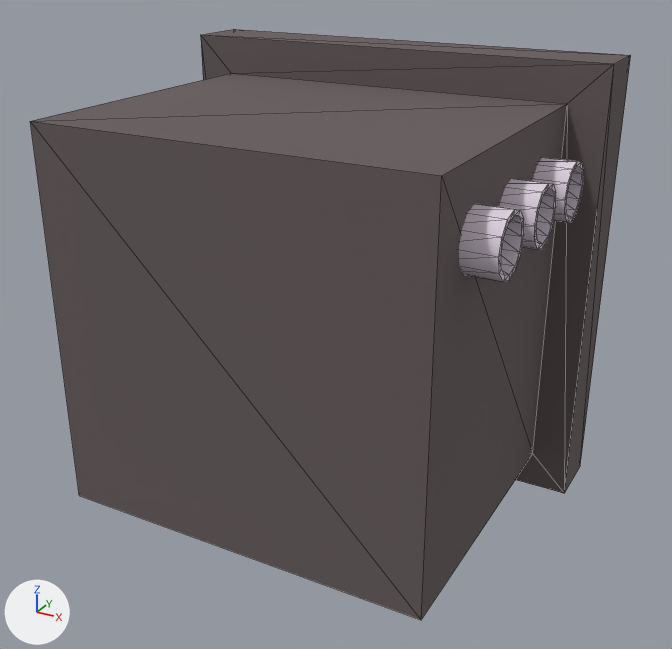
Renders of the glTF model meshes/GraphReg.glb from each side of a commit.
One viewpoint serves both versions: a 50 mm lens placed at (0.779, -1.377, 0.643), pointed at (-0.001, 0.041, -0.066). Lighting does not change. The marker at lower left points along +X, +Y and +Z. Mesh edges are drawn as thin lines. Where no turn or scale is listed for an object, it has been applied to the vertices. Vertices at the same position are counted once.

Objects in the first picture: 'GraphRegist'.
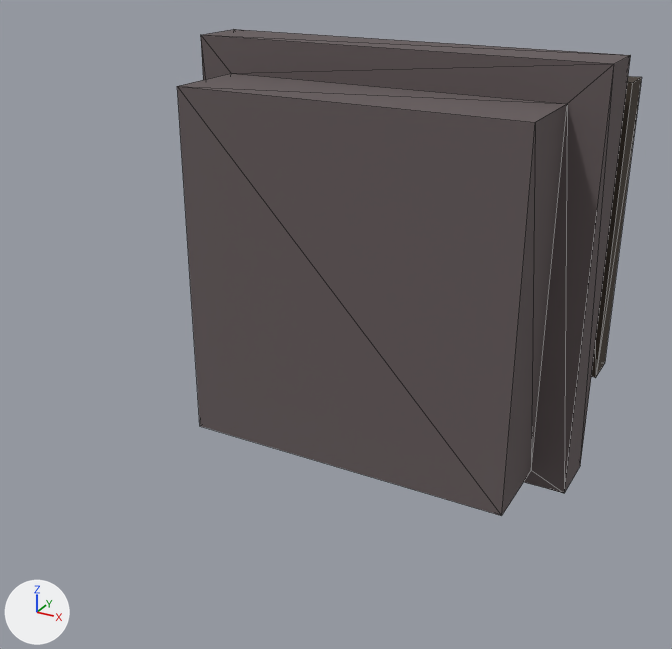
Patch to the scene script:
```diff
--- a/meshes/GraphReg.glb.py
+++ b/meshes/GraphReg.glb.py
@@ me_cube_001 @@
 # used by ob_graphregist; location = (0.0, 0.0, 0.0)
-me_cube_001.from_pydata(...)  # 200 vertices, 368 faces; spans x -0.419..0.419, y -0.322..0.401, z -0.419..0.419
+me_cube_001.from_pydata(...)  # 80 vertices, 128 faces; spans x -0.419..0.419, y 0.05..0.472, z -0.419..0.419
+# me_cube_001 part 1: a new loose piece, a box spanning x 0.344..0.418, y 0.395..0.472, z -0.234..0.365, in mat_graphreg (picture img_pal)
+# me_cube_001 part 2: the loose piece of 48 vertices spanning x 0.303..0.406, y -0.25..-0.147, z 0.179..0.281 is deleted
+# me_cube_001 part 3: the loose piece of 48 vertices spanning x 0.303..0.406, y -0.097..0.006, z 0.179..0.281 is deleted
+# me_cube_001 part 4: the loose piece of 48 vertices spanning x 0.303..0.406, y 0.058..0.161, z 0.179..0.281 is deleted
+# me_cube_001 part 5
+# 4 vertices are removed from x -0.347..0.349, y -0.322, z -0.348..0.348
+# 10 faces are deleted
+# 2 vertices move from x -0.348..0.348, y 0.229, z -0.348 to x -0.348..0.348, y 0.229, z -0.387
+# 4 vertices are added at (-0.347, 0.05, -0.387), (-0.347, 0.05, 0.348), (0.349, 0.05, -0.387), (0.349, 0.05, 0.348)
+# 10 new faces join them
 me_cube_001.materials.append(mat_graphreg)
```

What differs and where, as boxes (x1, y1, x2, y2) in the pictures (672 x 649 px; the box of a moved part takes in the faces that stretch with it):
'GraphRegist', reshaped (23% narrower, 18% shorter): before (30, 29, 631, 620); after (177, 29, 642, 516)
part 1 of me_cube_001, added (black): after (591, 76, 642, 378)
part 2 of me_cube_001, deleted: before (459, 204, 524, 282)
part 3 of me_cube_001, deleted: before (500, 178, 556, 250)
part 4 of me_cube_001, deleted: before (533, 157, 583, 222)
part 5 of me_cube_001, moved or reshaped: before (30, 78, 567, 620); after (177, 78, 567, 516)
